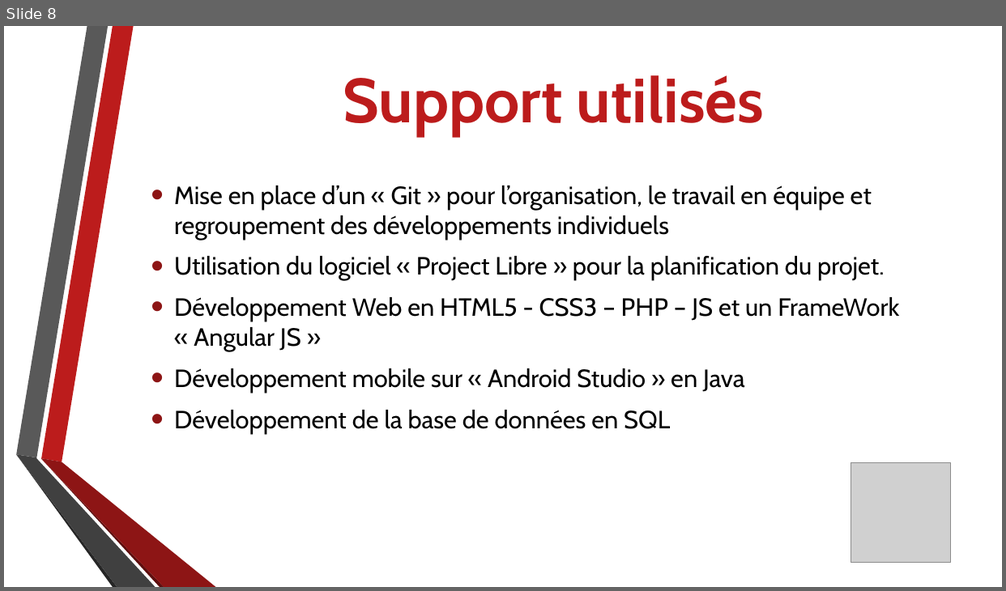
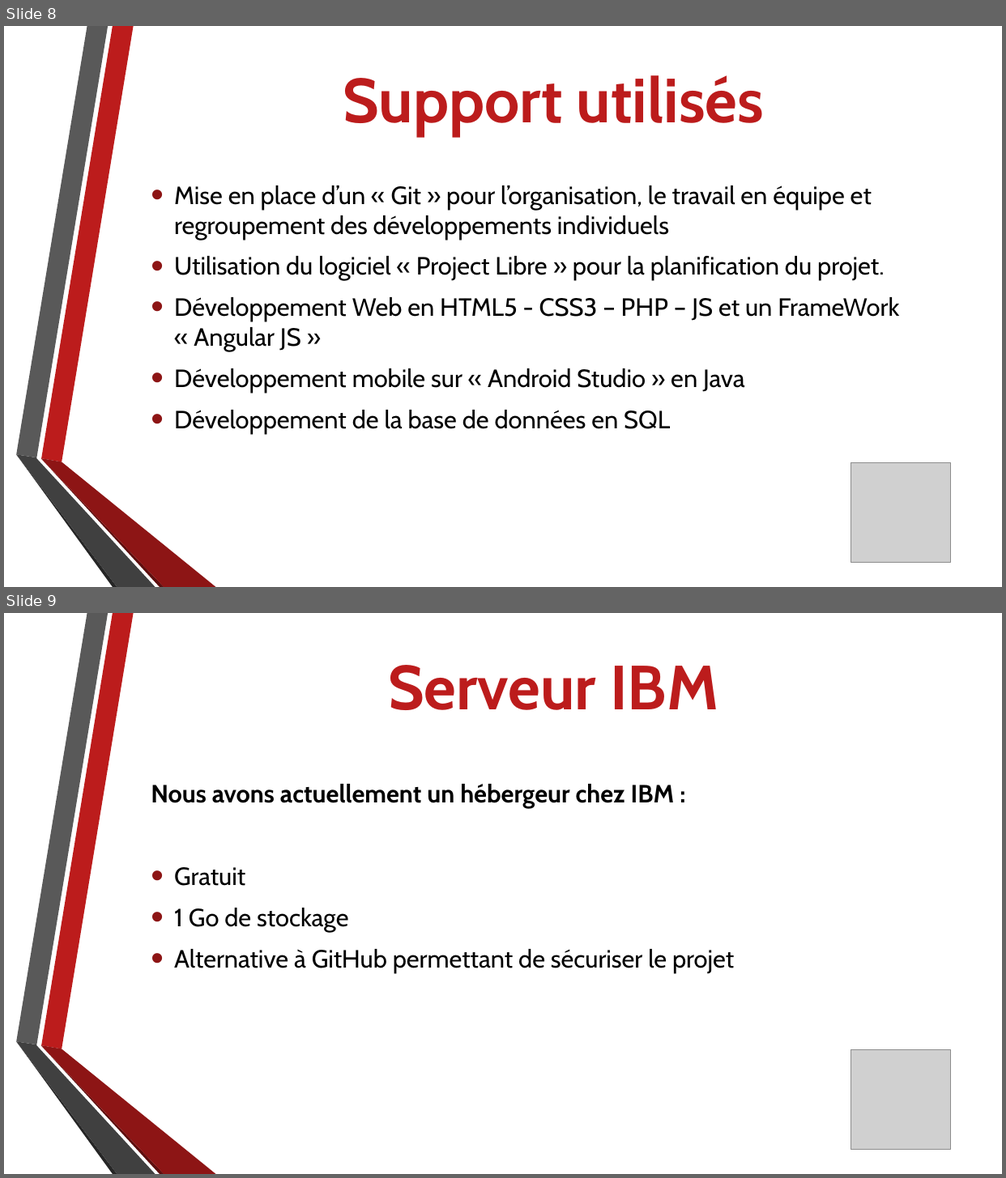
Before and after one commit to AxelFougues/PocketGlobe-Website, a slide deck: Diapo Presentation MiProjet.pptx. Shown one above the other, each under a label of ours: slide 8 before the commit, slides 8 and 9 after it. The pictures are 1006x591 and 1006x1178 pixels, drawn with LibreOffice and Linux fonts; fonts in the diff are those of the drawing; grey boxes stand for pictures; background and template pictures are left out. Boxes give left, top, right and bottom in pixels: in the first picture for what was removed or moved away, otherwise in the second. Text is boxed around its words. In the diff, an @@ line names an element or a change of style, - is before the commit and + after.

```diff
--- a/Diapo Presentation MiProjet.pptx
+++ b/Diapo Presentation MiProjet.pptx
@@ slide 9 added at (4,613,1002,1174), background picture (left out); not listed: 6 template elements that a slide beside it also shows @@
@@ title added at (388,665,718,710), 60 pt, text #BC1C1C, bold @@
+Serveur IBM
@@ text added at (151,784,734,973), 24 pt, text #000000 @@
+Nous avons actuellement un hébergeur chez IBM :
+• Gratuit
+• 1 Go de stockage
+• Alternative à GitHub permettant de sécuriser le projet
@@ picture added at (850,1050,950,1150) @@
```
Also in this commit, not shown: 3 other slides added, 1 other file.
